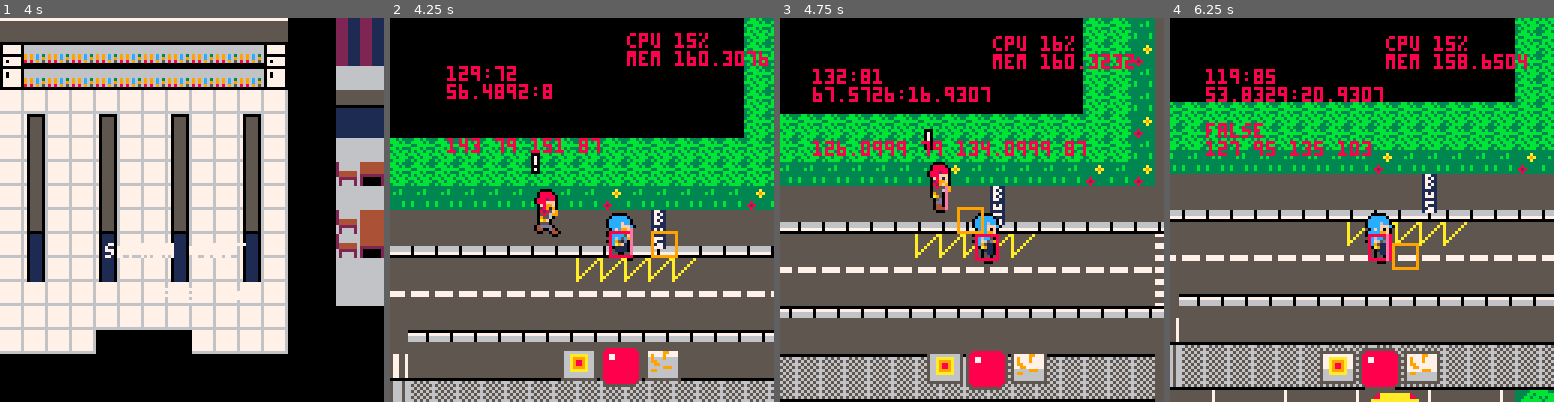
Above: before the commit, frames 1-4 (left to right).
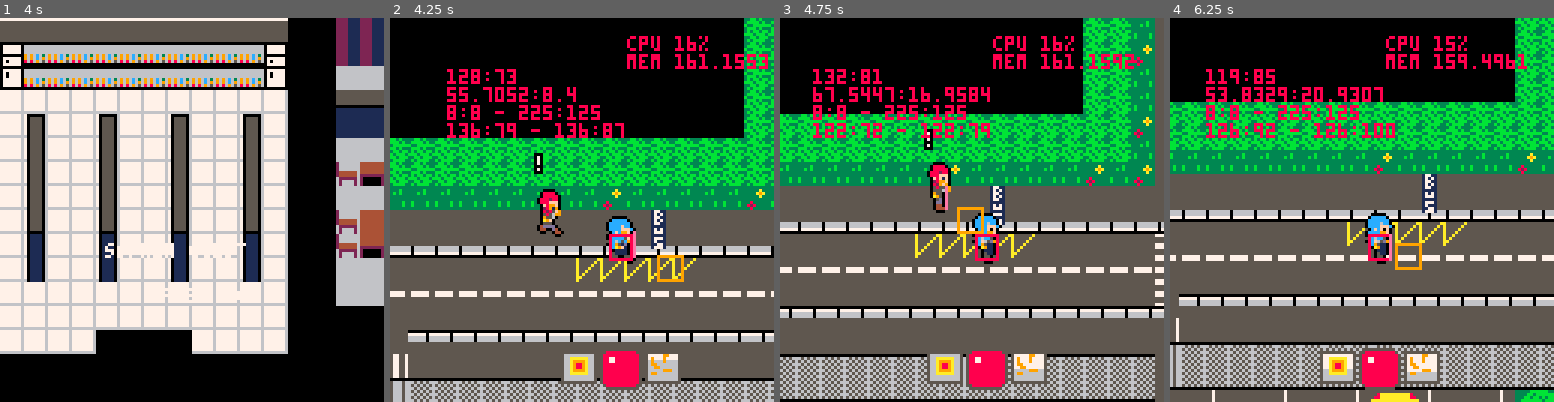
Above: after the commit, the same moments.

Repository: JasonHaenlin/pico-8-sophiaquest
Game: PICO-8 cartridge sophiaquest.p8
The game is run twice, just before and just after one commit, with the same random seed, the same clock (stepped at 60 frames per second) and the same inputs.
Inputs:
- Up to frame 1 (4 s): tap X (X key) at 0.33, 1.07, 1.85, 2.97 s; tap O (Z key) at 0.7, 1.7, 2.1, 2.5, 2.9, 3.3, 3.7 s; hold Right 1.6-2.1 s; hold Up 2.15-2.42 s; hold Right 2.47-3.03 s; hold Left 3.08-3.58 s; hold Down 3.63-3.97 s
- Up to frame 2 (4.25 s): hold Right from 4.02 s (still down); tap X (X key) at 4.08 s; tap O (Z key) at 4.1 s
- Up to frame 3 (4.75 s): tap O (Z key) at 4.5 s; release Right at 4.68 s; hold Up from 4.73 s (still down)
- Up to frame 4 (6.25 s): tap O (Z key) every 0.4 s from 4.9 to 6.1 s; release Up at 5.03 s; hold Left 5.08-5.68 s; tap X (X key) at 5.2 s; hold Down 5.73-6.03 s; hold Right from 6.08 s (still down)

Frame 1 is identical in both runs. In frame 2, 6.1% of the frame differs, in the area x 14-99%, y 3-97%; in frame 3, 2.6%; in frame 4, 2.4%.

Commit message:
The player cannot go out of the map

Diff:
--- a/sophiaquest.p8
+++ b/sophiaquest.p8
@@ -551,7 +551,7 @@
 function controls_player(self)
  self.anim = walk
  if (is_moving(left))  move(self,-1, 0, 0, 15)
- if (is_moving(right)) move(self, 1, 0, 6, 15)
+ if (is_moving(right)) move(self, 1, 0, 7, 15)
  if (is_moving(up))    move(self, 0,-1, 7, 8)
  if (is_moving(down))  move(self, 0, 1, 7, 15)
  if (is_not_moving())  self.anim = stay
@@ -659,6 +659,9 @@
  local sp1 = mget(get_tile(x1), get_tile(y1))
  local sp2 = mget(get_tile(x2), get_tile(y2))
  debug_front_matrix(a, x, y, ox, oy)
+ log(4, flr(x1)..":"..flr(y1).." - "..flr(x2)..":"..flr(y2))
+ if(is_limit_of_map(x1,y1) or is_limit_of_map(x2,y2)) return
+
  for b in all(g_actors) do
   if(check_collisions(a, b, x, y)) return
  end
@@ -687,7 +690,6 @@
  if (g_p.cdfx > 0) g_p.cdfx -= 1
  local item_near = fget(mget(get_tile(g_p.x) ,get_tile(g_p.y + g_p.box.y1)), f_inv)
  if (btnp(fire2)) then
-  log(4,fget(mget(get_tile(g_p.x) ,get_tile(g_p.y + g_p.box.y1)), f_inv))
   if (fget(mget(get_tile(g_p.x+((g_p.box.x2-g_p.box.x1)/2)) ,get_tile(g_p.y + (g_p.box.y1/2))), f_inv)) then
    g_open_inv = true
   else
@@ -749,6 +751,13 @@
 
 function get_tile(a)
  return ((a - (a % 8)) / 8)
+end
+
+function is_limit_of_map(x, y)
+ return not (x > g_map.x1
+ and x < g_map.x2+128
+ and y > g_map.y1
+ and y < g_map.y2+128)
 end
 
 function is_of_limit(x, y, bx, by, r)
@@ -1157,6 +1166,8 @@
  draw_hud()
 
  log(1, g_p.x..":"..g_p.y)
+ log(2, g_scr.x..":"..g_scr.y)
+ log(3, g_map.x1..":"..g_map.y1.." - "..g_map.x2..":"..g_map.y2)
  debug()
 end
 
@@ -1215,7 +1226,6 @@
  reset_camera()
  g_scr.x = max(g_map.x1,min(g_map.x2,lerp(g_scr.x,g_p.x-64,0.4)))
  g_scr.y = max(g_map.y1,min(g_map.y2,lerp(g_scr.y,g_p.y-64,0.4)))
- log(2, g_scr.x..":"..g_scr.y)
  if (g_scr.shake > 0) then
   local a = rnd(1)
   g_scr.x += cos(a)*g_scr.intensity
@@ -1298,7 +1308,6 @@
 end
 
 function display_front_matrix()
- log(5, g_ft.x1.." "..g_ft.y1.." "..g_ft.x2.." "..g_ft.y2)
  line(g_ft.x1, g_ft.y1, g_ft.x1, g_ft.y2, orange)
  line(g_ft.x1, g_ft.y1, g_ft.x2, g_ft.y1, orange)
  line(g_ft.x2, g_ft.y1, g_ft.x2, g_ft.y2, orange)
